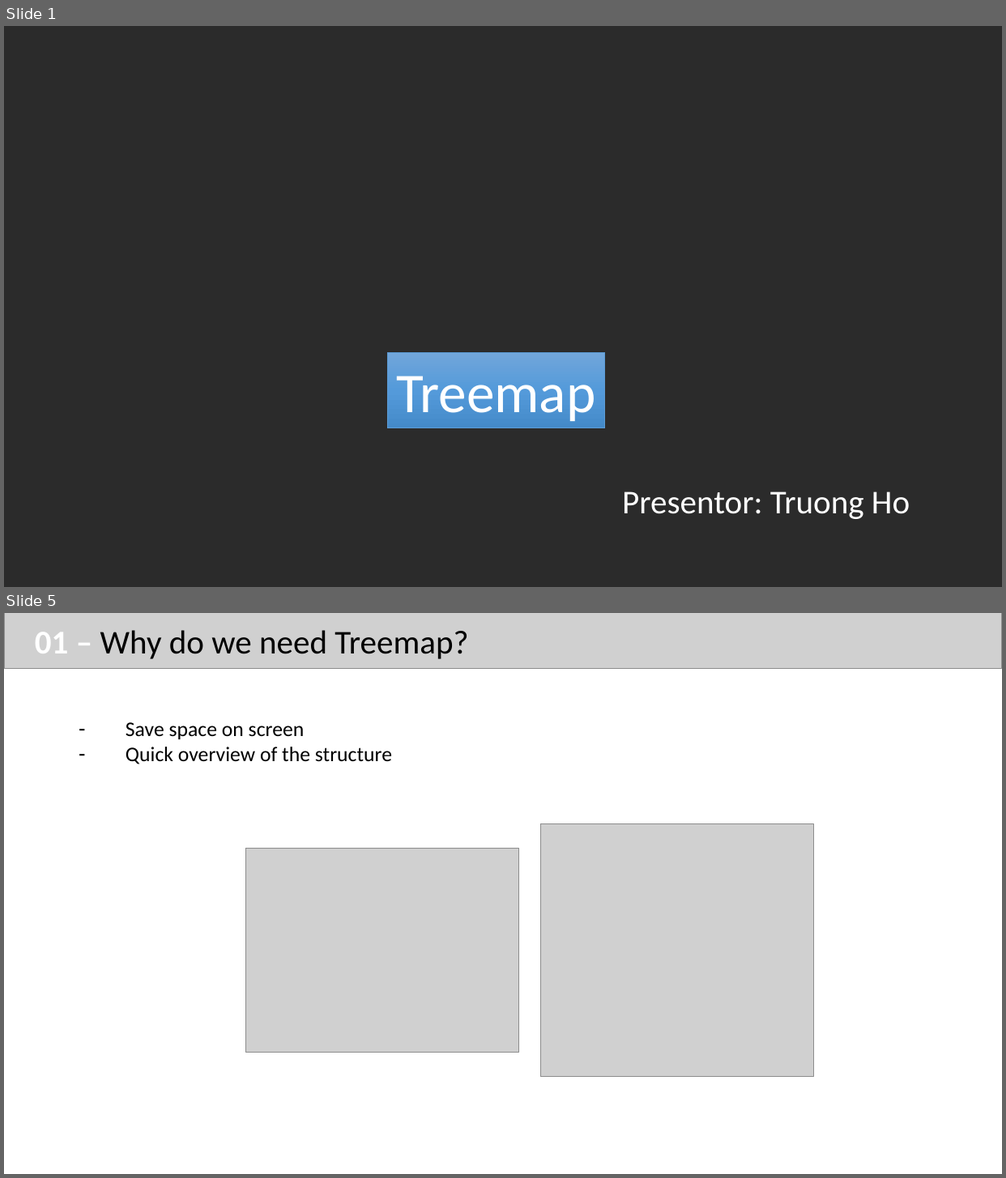
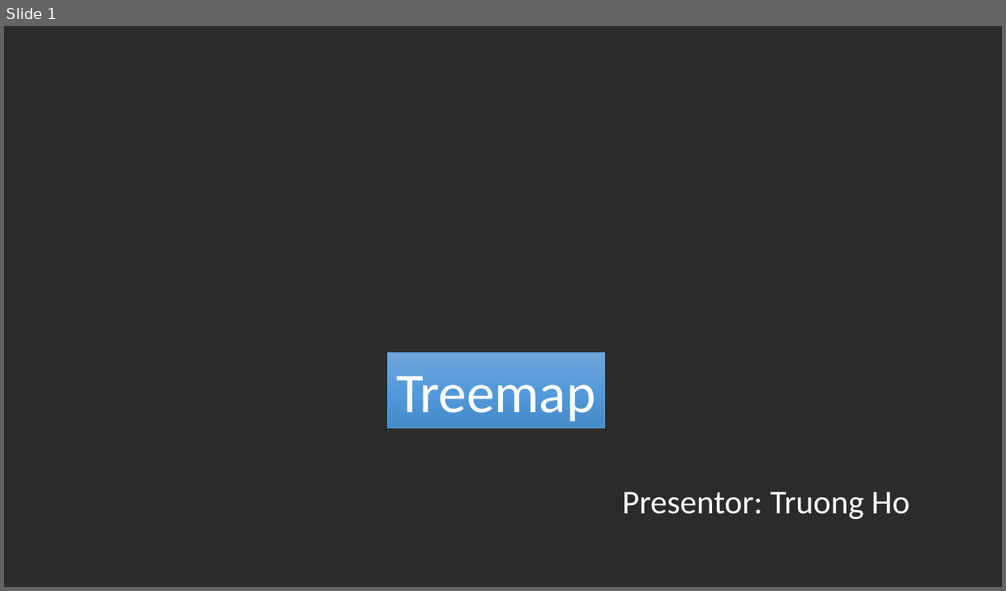
Before and after one commit to trungvn222/tranning-test, a slide deck: D3-training.pptx. Shown one above the other, each under a label of ours: slides 1 and 5 before the commit, slide 1 after it; the slides between them are not shown. The pictures are 1006x1178 and 1006x591 pixels, drawn with LibreOffice and Linux fonts; fonts in the diff are those of the drawing; grey boxes stand for pictures; background and template pictures are left out; a plain dark background stands for a picture behind light text. Boxes give left, top, right and bottom in pixels: in the first picture for what was removed or moved away, otherwise in the second. Text is boxed around its words. In the diff, an @@ line names an element or a change of style, - is before the commit and + after.

```diff
--- a/D3-training.pptx
+++ b/D3-training.pptx
@@ slide 5 removed at <box>4,613,1002,1174</box>, background #FFFFFF @@
@@ picture removed at <box>4,613,1002,668</box> @@
@@ text removed at <box>35,630,468,659</box> @@
-01 – Why do we need Treemap?
@@ text removed at <box>126,722,392,764</box> @@
-– Save space on screen
-– Quick overview of the structure
@@ picture removed at <box>541,824,814,1077</box> @@
@@ picture removed at <box>246,849,519,1053</box> @@
```
Also in this commit, not shown: 8 slides added, 3 other slides removed, 4 other files.
